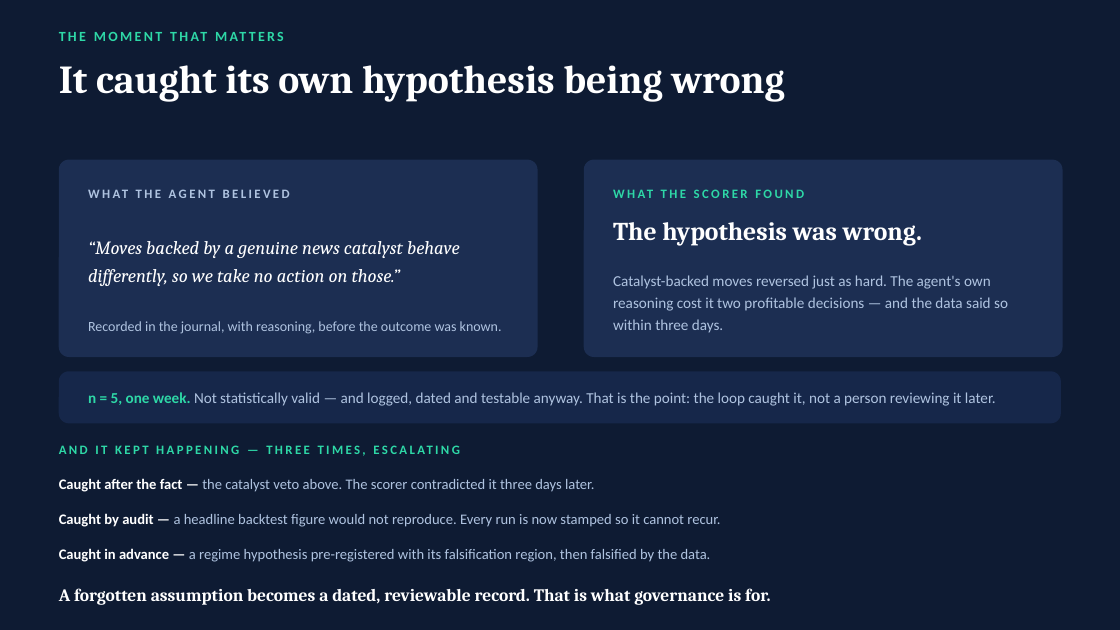
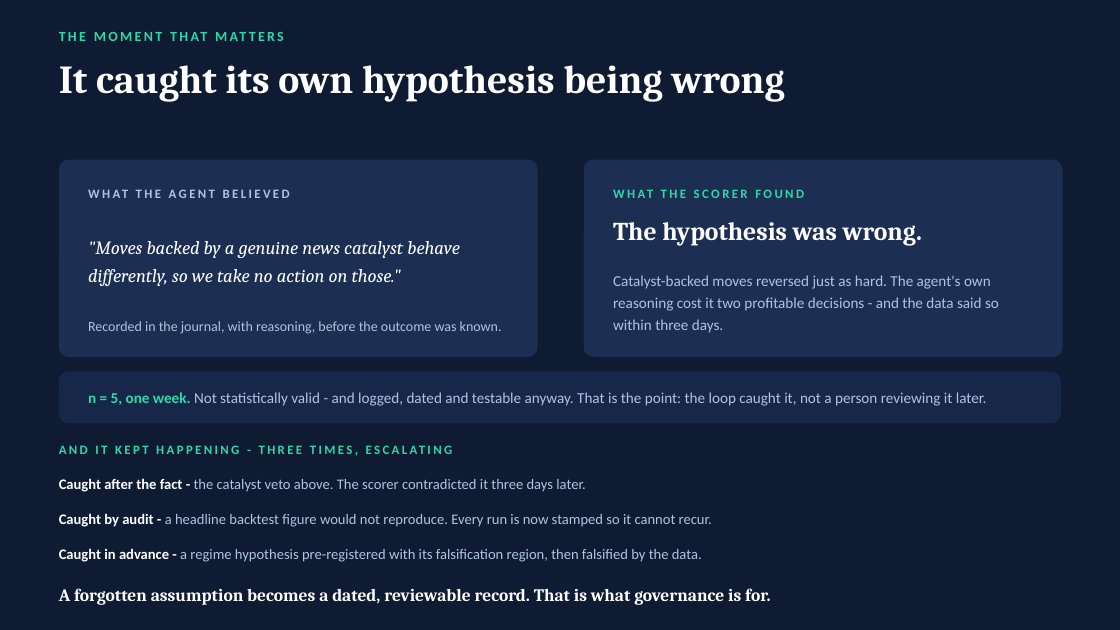
Before and after one commit to hasil7677/finLM, a slide deck: slide 8 of finLM_CodeStreet2026.pptx. Drawn at 1120x630 pixels with LibreOffice and Linux fonts; fonts in the diff are those of the drawing. Boxes give left, top, right and bottom in pixels: in the first picture for what was removed or moved away, otherwise in the second. Text is boxed around its words. In the diff, an @@ line names an element or a change of style, - is before the commit and + after.

```diff
--- a/finLM_CodeStreet2026.pptx
+++ b/finLM_CodeStreet2026.pptx
@@ text at box(88, 241, 460, 286): text changed @@
-“Moves backed by a genuine news catalyst behave differently, so we take no action on those.”
+"Moves backed by a genuine news catalyst behave differently, so we take no action on those."
@@ text at box(613, 275, 999, 333): text changed @@
-Catalyst-backed moves reversed just as hard. The agent's own reasoning cost it two profitable decisions — and the data said so within three days.
+Catalyst-backed moves reversed just as hard. The agent's own reasoning cost it two profitable decisions - and the data said so within three days.
@@ text at box(88, 392, 987, 406): text changed @@
-n = 5, one week. Not statistically valid — and logged, dated and testable anyway. That is the point: the loop caught it, not a person reviewing it later.
+n = 5, one week. Not statistically valid - and logged, dated and testable anyway. That is the point: the loop caught it, not a person reviewing it later.
@@ text at box(332, 392, 796, 489): text changed @@
-AND IT KEPT HAPPENING — THREE TIMES, ESCALATING
+AND IT KEPT HAPPENING - THREE TIMES, ESCALATING
@@ text at box(59, 478, 585, 492): text changed @@
-Caught after the fact — the catalyst veto above. The scorer contradicted it three days later.
+Caught after the fact - the catalyst veto above. The scorer contradicted it three days later.
@@ text at box(59, 513, 712, 527): text changed @@
-Caught by audit — a headline backtest figure would not reproduce. Every run is now stamped so it cannot recur.
+Caught by audit - a headline backtest figure would not reproduce. Every run is now stamped so it cannot recur.
@@ text at box(59, 548, 702, 562): text changed @@
-Caught in advance — a regime hypothesis pre-registered with its falsification region, then falsified by the data.
+Caught in advance - a regime hypothesis pre-registered with its falsification region, then falsified by the data.
```
Also in this commit, not shown: 10 other slides changed, 42 other files.
